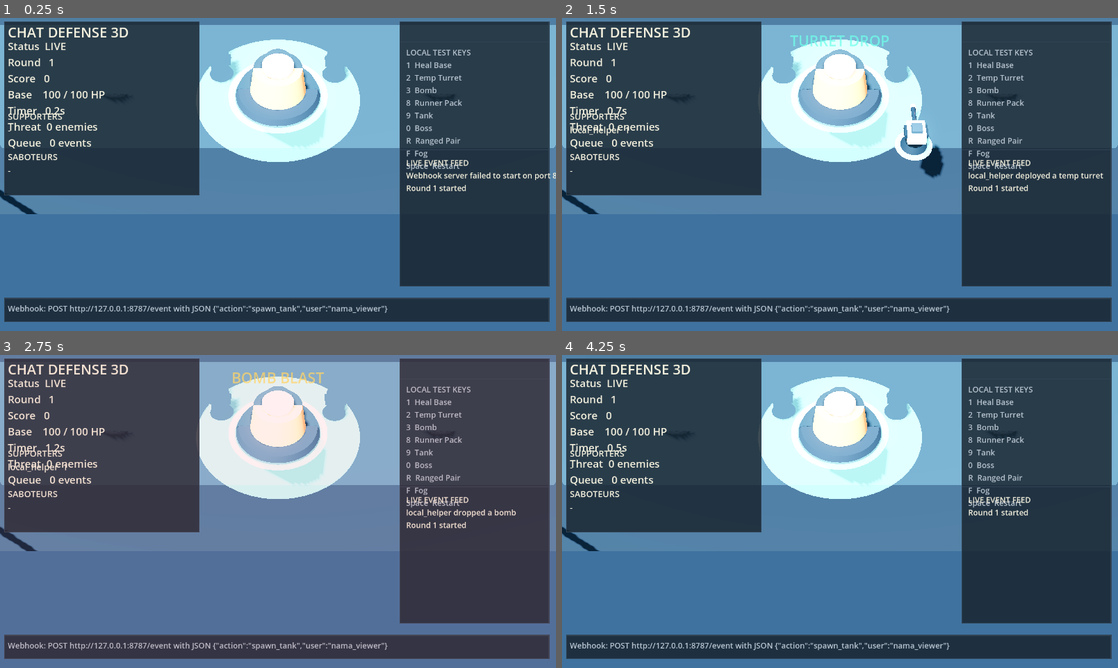
Above: before the commit, frames 1-4 (two rows, left to right).
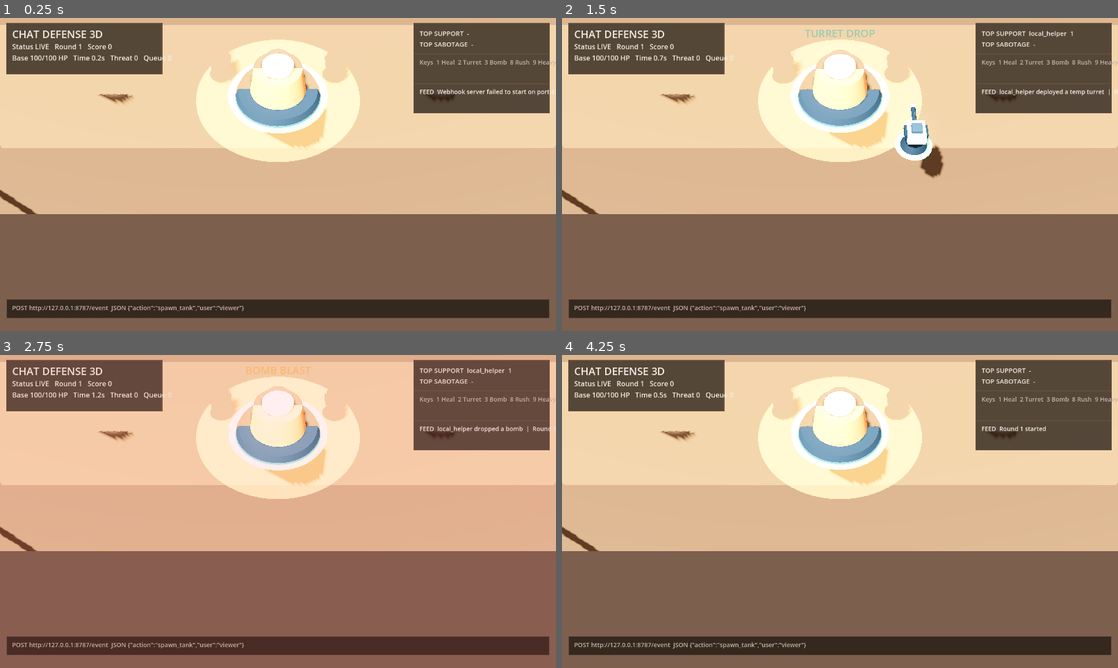
Above: after the commit, the same moments.

Repository: isnrdraa/chat-defense
Game: Godot game, scene res://scenes/main.tscn
Two runs of this game, one before a commit and one after it. Both use one fixed random seed, a clock stepped at 60 frames per second and the inputs below.
Inputs:
- Up to frame 1 (0.25 s): no input
- Up to frame 2 (1.5 s): tap Enter at 0.5 s; tap 1 at 0.6 s; tap Space at 0.77 s; tap 2 at 1.35 s
- Up to frame 3 (2.75 s): tap Space at 1.52 s; tap 3 at 2.1 s
- Up to frame 4 (4.25 s): tap 8 at 2.85 s; tap Space at 3.02, 3.77 s; tap 9 at 3.6 s

The runs differ from the first frame. In frame 1, 97% of the frame differs, in the area x 0-100%, y 0-100%; in frame 2, 97%; in frame 3, 97%; in frame 4, 98%.

Commit message:
Redesign HUD and switch enemies to humanoids

Diff:
--- a/scripts/main.gd
+++ b/scripts/main.gd
@@ -1,15 +1,15 @@
 extends Node3D
 
 const BASE_MAX_HP := 100.0
-const BACKGROUND_COLOR := Color("101820")
-const BASE_COLOR := Color("ef8354")
-const BASE_WARNING_COLOR := Color("ff595e")
-const BULLET_COLOR := Color("ffe066")
-const PANEL_COLOR := Color(0.09, 0.13, 0.17, 0.82)
-const PANEL_BORDER_COLOR := Color("314455")
-const TEXT_PRIMARY := Color("f4f1de")
-const TEXT_MUTED := Color("b8c4cf")
-const SUPPORT_COLOR := Color("6fffe9")
+const BACKGROUND_COLOR := Color("1a1512")
+const BASE_COLOR := Color("d97745")
+const BASE_WARNING_COLOR := Color("d1495b")
+const BULLET_COLOR := Color("f6bd60")
+const PANEL_COLOR := Color(0.11, 0.08, 0.06, 0.74)
+const PANEL_BORDER_COLOR := Color("6a5242")
+const TEXT_PRIMARY := Color("f4ede3")
+const TEXT_MUTED := Color("c6b8a8")
+const SUPPORT_COLOR := Color("7cc9b1")
 const SABOTAGE_COLOR := Color("ff7f51")
 const ARENA_SIZE := Vector2(1280, 720)
 const WORLD_SCALE := 0.032
@@ -33,7 +33,7 @@
 		"hp": 18.0,
 		"damage": 5.0,
 		"radius": 12.0,
-		"color": Color("7bd389"),
+		"color": Color("7a9a54"),
 		"bounty": 10
 	},
 	"tank": {
@@ -41,7 +41,7 @@
 		"hp": 90.0,
 		"damage": 14.0,
 		"radius": 22.0,
-		"color": Color("ff7f51"),
+		"color": Color("9f6b4c"),
 		"bounty": 25
 	},
 	"ranged": {
@@ -49,7 +49,7 @@
 		"hp": 35.0,
 		"damage": 8.0,
 		"radius": 16.0,
-		"color": Color("5dd9c1"),
+		"color": Color("b98f5d"),
 		"bounty": 15
 	},
 	"boss": {
@@ -57,7 +57,7 @@
 		"hp": 300.0,
 		"damage": 30.0,
 		"radius": 30.0,
-		"color": Color("ff006e"),
+		"color": Color("8d3b3b"),
 		"bounty": 80
 	}
 }
@@ -203,8 +203,8 @@
 	environment.background_mode = Environment.BG_COLOR
 	environment.background_color = BACKGROUND_COLOR
 	environment.ambient_light_source = Environment.AMBIENT_SOURCE_COLOR
-	environment.ambient_light_color = Color("dbe8ef")
-	environment.ambient_light_energy = 1.25
+	environment.ambient_light_color = Color("e8d9c8")
+	environment.ambient_light_energy = 1.15
 	environment.glow_enabled = true
 	environment.glow_intensity = 0.14
 	environment.tonemap_mode = Environment.TONE_MAPPER_ACES
@@ -229,15 +229,15 @@
 	world_root.add_child(sun)
 
 	var fill_light := OmniLight3D.new()
-	fill_light.light_color = Color("6fffe9")
-	fill_light.light_energy = 0.55
+	fill_light.light_color = Color("c98d5b")
+	fill_light.light_energy = 0.38
 	fill_light.omni_range = 42.0
 	fill_light.position = Vector3(-8, 6, -5)
 	world_root.add_child(fill_light)
 
 	var warm_light := OmniLight3D.new()
-	warm_light.light_color = Color("ff9a6a")
-	warm_light.light_energy = 0.45
+	warm_light.light_color = Color("f2d0a7")
+	warm_light.light_energy = 0.58
 	warm_light.omni_range = 44.0
 	warm_light.position = Vector3(8, 6, -3)
 	world_root.add_child(warm_light)
@@ -263,13 +263,13 @@
 
 	var ground_mesh := PlaneMesh.new()
 	ground_mesh.size = Vector2(arena_width, arena_depth)
-	var ground := _mesh_instance(ground_mesh, Color("223240"), 0.0, 0.88, true)
+	var ground := _mesh_instance(ground_mesh, Color("5d4a3a"), 0.0, 0.94, true)
 	ground.rotation_degrees = Vector3(-90, 0, 0)
 	arena_root.add_child(ground)
 
 	var lane_mesh := PlaneMesh.new()
 	lane_mesh.size = Vector2(arena_width * 0.74, arena_depth * 0.36)
-	var lane := _mesh_instance(lane_mesh, Color(0.35, 0.57, 0.66, 0.22), 0.1, 0.35, true)
+	var lane := _mesh_instance(lane_mesh, Color(0.71, 0.59, 0.42, 0.24), 0.04, 0.54, true)
 	lane.position = Vector3(0, 0.02, 0)
 	lane.rotation_degrees = Vector3(-90, 0, 0)
 	arena_root.add_child(lane)
@@ -278,7 +278,7 @@
 	center_glow_mesh.top_radius = 3.9
 	center_glow_mesh.bottom_radius = 3.9
 	center_glow_mesh.height = 0.08
-	var center_glow := _mesh_instance(center_glow_mesh, Color(0.44, 1.0, 0.91, 0.18), 0.3, 0.2, true)
+	var center_glow := _mesh_instance(center_glow_mesh, Color(0.95, 0.72, 0.42, 0.16), 0.12, 0.34, true)
 	center_glow.position = Vector3(0, 0.05, 0)
 	arena_root.add_child(center_glow)
 
@@ -287,25 +287,25 @@
 		tower_pad_mesh.top_radius = 1.25
 		tower_pad_mesh.bottom_radius = 1.25
 		tower_pad_mesh.height = 0.12
-		var tower_pad := _mesh_instance(tower_pad_mesh, Color("20303d"), 0.0, 0.86, false)
+		var tower_pad := _mesh_instance(tower_pad_mesh, Color("3e3025"), 0.0, 0.92, false)
 		tower_pad.position = Vector3(offset, 0.06, -1.15)
 		arena_root.add_child(tower_pad)
 
 	var wall_mesh := BoxMesh.new()
 	wall_mesh.size = Vector3(arena_width + 1.0, 0.7, 0.55)
-	var top_wall := _mesh_instance(wall_mesh, Color("3b4f61"), 0.0, 0.7, false)
+	var top_wall := _mesh_instance(wall_mesh, Color("735c49"), 0.0, 0.82, false)
 	top_wall.position = Vector3(0, 0.35, -arena_depth * 0.5 - 0.1)
 	arena_root.add_child(top_wall)
-	var bottom_wall := _mesh_instance(wall_mesh, Color("3b4f61"), 0.0, 0.7, false)
+	var bottom_wall := _mesh_instance(wall_mesh, Color("735c49"), 0.0, 0.82, false)
 	bottom_wall.position = Vector3(0, 0.35, arena_depth * 0.5 + 0.1)
 	arena_root.add_child(bottom_wall)
 
 	var side_wall_mesh := BoxMesh.new()
 	side_wall_mesh.size = Vector3(0.55, 0.7, arena_depth + 0.35)
-	var left_wall := _mesh_instance(side_wall_mesh, Color("3b4f61"), 0.0, 0.7, false)
+	var left_wall := _mesh_instance(side_wall_mesh, Color("735c49"), 0.0, 0.82, false)
 	left_wall.position = Vector3(-arena_width * 0.5 - 0.1, 0.35, 0)
 	arena_root.add_child(left_wall)
-	var right_wall := _mesh_instance(side_wall_mesh, Color("3b4f61"), 0.0, 0.7, false)
+	var right_wall := _mesh_instance(side_wall_mesh, Color("735c49"), 0.0, 0.82, false)
 	right_wall.position = Vector3(arena_width * 0.5 + 0.1, 0.35, 0)
 	arena_root.add_child(right_wall)
 
@@ -321,74 +321,74 @@
 	hud_layer = CanvasLayer.new()
 	add_child(hud_layer)
 
-	status_panel = _make_panel(Vector2(10, 8), Vector2(450, 400))
+	status_panel = _make_panel(Vector2(14, 12), Vector2(360, 118))
 	hud_layer.add_child(status_panel)
 
-	side_panel = _make_panel(Vector2(920, 8), Vector2(345, 610))
+	side_panel = _make_panel(Vector2(952, 12), Vector2(314, 208))
 	hud_layer.add_child(side_panel)
 
-	bottom_panel = _make_panel(Vector2(10, 644), Vector2(1255, 56))
+	bottom_panel = _make_panel(Vector2(14, 646), Vector2(1252, 46))
 	hud_layer.add_child(bottom_panel)
 
 	var side_separator_top := ColorRect.new()
-	side_separator_top.position = Vector2(920, 54)
-	side_separator_top.size = Vector2(345, 2)
+	side_separator_top.position = Vector2(952, 82)
+	side_separator_top.size = Vector2(314, 2)
 	side_separator_top.color = PANEL_BORDER_COLOR
 	hud_layer.add_child(side_separator_top)
 
 	var side_separator_bottom := ColorRect.new()
-	side_separator_bottom.position = Vector2(920, 302)
-	side_separator_bottom.size = Vector2(345, 2)
+	side_separator_bottom.position = Vector2(952, 150)
+	side_separator_bottom.size = Vector2(314, 2)
 	side_separator_bottom.color = PANEL_BORDER_COLOR
 	hud_layer.add_child(side_separator_bottom)
 
 	title_label = Label.new()
-	title_label.position = Vector2(18, 10)
-	title_label.size = Vector2(460, 40)
-	title_label.add_theme_font_size_override("font_size", 32)
+	title_label.position = Vector2(28, 20)
+	title_label.size = Vector2(320, 28)
+	title_label.add_theme_font_size_override("font_size", 24)
 	title_label.modulate = TEXT_PRIMARY
 	hud_layer.add_child(title_label)
 
 	status_label = Label.new()
-	status_label.position = Vector2(18, 48)
-	status_label.size = Vector2(430, 160)
-	status_label.add_theme_font_size_override("font_size", 24)
+	status_label.position = Vector2(28, 54)
+	status_label.size = Vector2(332, 70)
+	status_label.add_theme_font_size_override("font_size", 16)
 	status_label.modulate = TEXT_PRIMARY
 	hud_layer.add_child(status_label)
 
 	scoreboard_label = Label.new()
-	scoreboard_label.position = Vector2(18, 212)
-	scoreboard_label.size = Vector2(360, 180)
-	scoreboard_label.add_theme_font_size_override("font_size", 20)
+	scoreboard_label.position = Vector2(966, 24)
+	scoreboard_label.size = Vector2(286, 52)
+	scoreboard_label.add_theme_font_size_override("font_size", 15)
 	scoreboard_label.modulate = TEXT_PRIMARY
 	hud_layer.add_child(scoreboard_label)
 
 	controls_label = Label.new()
-	controls_label.position = Vector2(935, 66)
-	controls_label.size = Vector2(320, 220)
-	controls_label.add_theme_font_size_override("font_size", 18)
+	controls_label.position = Vector2(966, 92)
+	controls_label.size = Vector2(286, 44)
+	controls_label.add_theme_font_size_override("font_size", 14)
 	controls_label.modulate = TEXT_MUTED
 	hud_layer.add_child(controls_label)
 
 	feed_label = Label.new()
-	feed_label.position = Vector2(935, 320)
-	feed_label.size = Vector2(320, 280)
-	feed_label.add_theme_font_size_override("font_size", 18)
+	feed_label.position = Vector2(966, 160)
+	feed_label.size = Vector2(286, 52)
+	feed_label.add_theme_font_size_override("font_size", 14)
 	feed_label.modulate = TEXT_PRIMARY
 	hud_layer.add_child(feed_label)
 
 	bottom_label = Label.new()
-	bottom_label.position = Vector2(18, 655)
-	bottom_label.size = Vector2(1240, 40)
-	bottom_label.add_theme_font_size_override("font_size", 18)
+	bottom_label.position = Vector2(28, 657)
+	bottom_label.size = Vector2(1234, 24)
+	bottom_label.add_theme_font_size_override("font_size", 14)
 	bottom_label.modulate = TEXT_MUTED
 	hud_layer.add_child(bottom_label)
 
 	alert_label = Label.new()
-	alert_label.position = Vector2(350, 28)
-	alert_label.size = Vector2(580, 64)
+	alert_label.position = Vector2(390, 18)
+	alert_label.size = Vector2(500, 38)
 	alert_label.horizontal_alignment = HORIZONTAL_ALIGNMENT_CENTER
-	alert_label.add_theme_font_size_override("font_size", 34)
+	alert_label.add_theme_font_size_override("font_size", 24)
 	alert_label.modulate = Color(1, 1, 1, 0)
 	hud_layer.add_child(alert_label)
 
@@ -937,144 +937,15 @@
 
 func _make_enemy_node(kind: String, tint: Color) -> Node3D:
 	var root := Node3D.new()
-
 	match kind:
 		"tank":
-			var shadow_tank := _shadow_disc(0.88, 0.12)
-			root.add_child(shadow_tank)
-
-			var track_mesh := BoxMesh.new()
-			track_mesh.size = Vector3(0.32, 0.26, 1.7)
-			var left_track := _mesh_instance(track_mesh, Color("1b222a"), 0.0, 0.92, false)
-			left_track.position = Vector3(-0.54, 0.14, 0)
-			root.add_child(left_track)
-			var right_track := _mesh_instance(track_mesh, Color("1b222a"), 0.0, 0.92, false)
-			right_track.position = Vector3(0.54, 0.14, 0)
-			root.add_child(right_track)
-			for wheel_z in [-0.56, 0.0, 0.56]:
-				var wheel_mesh := CylinderMesh.new()
-				wheel_mesh.top_radius = 0.12
-				wheel_mesh.bottom_radius = 0.12
-				wheel_mesh.height = 0.08
-				var left_wheel := _mesh_instance(wheel_mesh, Color("38424b"), 0.0, 0.52, false)
-				left_wheel.rotation_degrees = Vector3(90, 0, 0)
-				left_wheel.position = Vector3(-0.54, 0.14, wheel_z)
-				root.add_child(left_wheel)
-				var right_wheel := _mesh_instance(wheel_mesh, Color("38424b"), 0.0, 0.52, false)
-				right_wheel.rotation_degrees = Vector3(90, 0, 0)
-				right_wheel.position = Vector3(0.54, 0.14, wheel_z)
-				root.add_child(right_wheel)
-
-			var hull_mesh := BoxMesh.new()
-			hull_mesh.size = Vector3(1.28, 0.5, 1.55)
-			var hull := _mesh_instance(hull_mesh, tint, 0.08, 0.42, false)
-			hull.position = Vector3(0, 0.34, 0)
-			root.add_child(hull)
-
-			var cabin_mesh := BoxMesh.new()
-			cabin_mesh.size = Vector3(0.86, 0.36, 0.82)
-			var cabin := _mesh_instance(cabin_mesh, tint.lerp(Color.WHITE, 0.12), 0.14, 0.34, false)
-			cabin.position = Vector3(0, 0.73, -0.03)
-			root.add_child(cabin)
-
-			var glacis_mesh := BoxMesh.new()
-			glacis_mesh.size = Vector3(1.08, 0.16, 0.46)
-			var glacis := _mesh_instance(glacis_mesh, tint.lerp(Color.BLACK, 0.08), 0.0, 0.3, false)
-			glacis.position = Vector3(0, 0.52, -0.52)
-			glacis.rotation_degrees = Vector3(-16, 0, 0)
-			root.add_child(glacis)
-
-			var turret_yaw := Node3D.new()
-			turret_yaw.name = "Head"
-			turret_yaw.position = Vector3(0, 0.72, -0.06)
-			root.add_child(turret_yaw)
-
-			var turret_mesh := CylinderMesh.new()
-			turret_mesh.top_radius = 0.34
-			turret_mesh.bottom_radius = 0.42
-			turret_mesh.height = 0.34
-			var turret := _mesh_instance(turret_mesh, Color("4d2015"), 0.0, 0.46, false)
-			turret.position = Vector3(0, 0.16, 0)
-			turret_yaw.add_child(turret)
-
-			var barrel_mesh_tank := CylinderMesh.new()
-			barrel_mesh_tank.top_radius = 0.08
-			barrel_mesh_tank.bottom_radius = 0.1
-			barrel_mesh_tank.height = 1.45
-			var cannon := _mesh_instance(barrel_mesh_tank, Color("ffe3d9"), 0.0, 0.22, false)
-			cannon.rotation_degrees = Vector3(90, 0, 0)
-			cannon.position = Vector3(0, 0.18, -0.96)
-			turret_yaw.add_child(cannon)
-			var cannon_tip_mesh := CylinderMesh.new()
-			cannon_tip_mesh.top_radius = 0.12
-			cannon_tip_mesh.bottom_radius = 0.12
-			cannon_tip_mesh.height = 0.18
-			var cannon_tip := _mesh_instance(cannon_tip_mesh, Color("fff0e8"), 0.0, 0.12, false)
-			cannon_tip.rotation_degrees = Vector3(90, 0, 0)
-			cannon_tip.position = Vector3(0, 0.18, -1.72)
-			turret_yaw.add_child(cannon_tip)
+			_build_humanoid_enemy(root, tint, 1.16, 0.42, true, true, false, Color("43332a"))
 		"ranged":
-			var shadow_ranged := _shadow_disc(0.68, 0.11)
-			root.add_child(shadow_ranged)
-			var body_capsule := CapsuleMesh.new()
-			body_capsule.radius = 0.34
-			body_capsule.height = 1.1
-			var body_ranged := _mesh_instance(body_capsule, tint, 0.16, 0.35, false)
-			body_ranged.position = Vector3(0, 0.68, 0)
-			root.add_child(body_ranged)
-
-			var head_orb_mesh := SphereMesh.new()
-			head_orb_mesh.radius = 0.3
-			head_orb_mesh.height = 0.6
-			var orb := _mesh_instance(head_orb_mesh, Color("e7fffb"), 0.42, 0.14, false)
-			orb.position = Vector3(0, 1.25, -0.08)
-			root.add_child(orb)
-
-			var wand_mesh := BoxMesh.new()
-			wand_mesh.size = Vector3(0.1, 0.1, 0.82)
-			var wand := _mesh_instance(wand_mesh, Color("dbf7ff"), 0.12, 0.18, false)
-			wand.position = Vector3(0, 0.94, -0.56)
-			root.add_child(wand)
+			_build_humanoid_enemy(root, tint, 0.96, 0.34, false, false, true, Color("3d2f22"))
 		"boss":
-			var shadow_boss := _shadow_disc(1.1, 0.14)
-			root.add_child(shadow_boss)
-			var core_mesh_boss := SphereMesh.new()
-			core_mesh_boss.radius = 0.94
-			core_mesh_boss.height = 1.85
-			var core := _mesh_instance(core_mesh_boss, tint, 0.34, 0.22, false)
-			core.position = Vector3(0, 1.04, 0)
-			root.add_child(core)
-
-			var inner_core_mesh := SphereMesh.new()
-			inner_core_mesh.radius = 0.44
-			inner_core_mesh.height = 0.88
-			var inner_core := _mesh_instance(inner_core_mesh, Color("ffd3e6"), 0.62, 0.1, false)
-			inner_core.position = Vector3(0, 1.1, -0.06)
-			root.add_child(inner_core)
-
-			var spike_mesh := BoxMesh.new()
-			spike_mesh.size = Vector3(0.16, 0.78, 0.16)
-			for angle in [0.0, 45.0, 90.0, 135.0]:
-				var spike := _mesh_instance(spike_mesh, Color("ffd3e6"), 0.08, 0.18, false)
-				spike.position = Vector3(0, 1.88, 0)
-				spike.rotation_degrees = Vector3(18, angle, 0)
-				root.add_child(spike)
+			_build_humanoid_enemy(root, tint, 1.5, 0.52, true, true, true, Color("402626"))
 		_:
-			var shadow_runner := _shadow_disc(0.52, 0.1)
-			root.add_child(shadow_runner)
-			var runner_capsule := CapsuleMesh.new()
-			runner_capsule.radius = 0.28
-			runner_capsule.height = 0.92
-			var runner_body := _mesh_instance(runner_capsule, tint, 0.1, 0.32, false)
-			runner_body.position = Vector3(0, 0.56, 0)
-			root.add_child(runner_body)
-
-			var runner_head_mesh := SphereMesh.new()
-			runner_head_mesh.radius = 0.2
-			runner_head_mesh.height = 0.4
-			var runner_head := _mesh_instance(runner_head_mesh, Color("e9fff1"), 0.04, 0.16, false)
-			runner_head.position = Vector3(0, 1.08, -0.06)
-			root.add_child(runner_head)
+			_build_humanoid_enemy(root, tint, 0.86, 0.28, false, false, false, Color("3d3526"))
 
 	var hp_root := Node3D.new()
 	hp_root.name = "HP"
@@ -1094,6 +965,87 @@
 	hp_root.add_child(hp_fill)
 
 	return root
+
+
+func _build_humanoid_enemy(root: Node3D, tint: Color, scale_factor: float, body_radius: float, heavy_armor: bool, helmet: bool, weapon: bool, accent: Color) -> void:
+	var shadow := _shadow_disc(0.46 * scale_factor, 0.11 if not heavy_armor else 0.15)
+	root.add_child(shadow)
+
+	var torso_mesh := CapsuleMesh.new()
+	torso_mesh.radius = body_radius
+	torso_mesh.height = 0.92 * scale_factor
+	var torso := _mesh_instance(torso_mesh, tint, 0.08, 0.34, false)
+	torso.position = Vector3(0, 0.58 * scale_factor, 0)
+	root.add_child(torso)
+
+	var hip_mesh := BoxMesh.new()
+	hip_mesh.size = Vector3(0.62, 0.22, 0.38)
+	var hip := _mesh_instance(hip_mesh, accent, 0.0, 0.42, false)
+	hip.position = Vector3(0, 0.26 * scale_factor, 0)
+	hip.scale = Vector3.ONE * scale_factor
+	root.add_child(hip)
+
+	var head_pivot := Node3D.new()
+	head_pivot.name = "Head"
+	head_pivot.position = Vector3(0, 0.95 * scale_factor, -0.03)
+	root.add_child(head_pivot)
+
+	var head_mesh := SphereMesh.new()
+	head_mesh.radius = 0.22 * scale_factor
+	head_mesh.height = 0.44 * scale_factor
+	var head := _mesh_instance(head_mesh, Color("ead8c5"), 0.02, 0.18, false)
+	head_pivot.add_child(head)
+
+	if helmet:
+		var helmet_mesh := SphereMesh.new()
+		helmet_mesh.radius = 0.24 * scale_factor
+		helmet_mesh.height = 0.26 * scale_factor
+		var helmet_piece := _mesh_instance(helmet_mesh, accent, 0.0, 0.42, false)
+		helmet_piece.position = Vector3(0, 0.08 * scale_factor, 0.01)
+		helmet_piece.scale = Vector3(1.02, 0.62, 1.02)
+		head_pivot.add_child(helmet_piece)
+
+	if heavy_armor:
+		var shoulder_mesh := BoxMesh.new()
+		shoulder_mesh.size = Vector3(0.26, 0.18, 0.42)
+		var left_shoulder := _mesh_instance(shoulder_mesh, accent, 0.0, 0.4, false)
+		left_shoulder.position = Vector3(-0.42 * scale_factor, 0.72 * scale_factor, 0)
+		root.add_child(left_shoulder)
+		var right_shoulder := _mesh_instance(shoulder_mesh, accent, 0.0, 0.4, false)
+		right_shoulder.position = Vector3(0.42 * scale_factor, 0.72 * scale_factor, 0)
+		root.add_child(right_shoulder)
+
+	for side in [-1.0, 1.0]:
+		var arm_mesh := CapsuleMesh.new()
+		arm_mesh.radius = 0.09 * scale_factor
+		arm_mesh.height = 0.5 * scale_factor
+		var arm := _mesh_instance(arm_mesh, tint.lerp(Color.BLACK, 0.08), 0.0, 0.36, false)
+		arm.position = Vector3(0.32 * scale_factor * side, 0.58 * scale_factor, 0)
+		arm.rotation_degrees = Vector3(0, 0, 12 * side)
+		root.add_child(arm)
+
+		var leg_mesh := CapsuleMesh.new()
+		leg_mesh.radius = 0.1 * scale_factor
+		leg_mesh.height = 0.56 * scale_factor
+		var leg := _mesh_instance(leg_mesh, accent.lerp(Color.BLACK, 0.12), 0.0, 0.4, false)
+		leg.position = Vector3(0.14 * scale_factor * side, 0.0, 0)
+		root.add_child(leg)
+
+	if weapon:
+		var weapon_mesh := BoxMesh.new()
+		weapon_mesh.size = Vector3(0.12, 0.12, 0.78)
+		var held_weapon := _mesh_instance(weapon_mesh, Color("d2c4b4"), 0.0, 0.18, false)
+		held_weapon.position = Vector3(0.26 * scale_factor, 0.5 * scale_factor, -0.36)
+		held_weapon.rotation_degrees = Vector3(18, 0, 10)
+		root.add_child(held_weapon)
+
+	if heavy_armor:
+		var chest_plate_mesh := BoxMesh.new()
+		chest_plate_mesh.size = Vector3(0.72, 0.46, 0.34)
+		var chest_plate := _mesh_instance(chest_plate_mesh, accent, 0.0, 0.28, false)
+		chest_plate.position = Vector3(0, 0.62 * scale_factor, -0.08)
+		chest_plate.scale = Vector3.ONE * scale_factor
+		root.add_child(chest_plate)
 
 
 func _make_bullet_node() -> Node3D:
@@ -1173,7 +1125,7 @@
 func _update_ui() -> void:
 	var live_status := "LIVE" if not game_over else "ROUND OVER"
 	title_label.text = "CHAT DEFENSE 3D"
-	status_label.text = "Status  %s\nRound   %d\nScore   %d\nBase    %.0f / %.0f HP\nTimer   %.1fs\nThreat  %d enemies\nQueue   %d events" % [
+	status_label.text = "Status %s   Round %d   Score %d\nBase %.0f/%.0f HP   Time %.1fs   Threat %d   Queue %d" % [
 		live_status,
 		round_index,
 		score,
@@ -1183,13 +1135,13 @@
 		enemies.size(),
 		pending_events.size()
 	]
-	scoreboard_label.text = "SUPPORTERS\n%s\n\nSABOTEURS\n%s" % [
+	scoreboard_label.text = "TOP SUPPORT  %s\nTOP SABOTAGE  %s" % [
 		_format_top_scores(helper_scores),
 		_format_top_scores(saboteur_scores)
 	]
-	controls_label.text = "LOCAL TEST KEYS\n1  Heal Base\n2  Temp Turret\n3  Bomb\n8  Runner Pack\n9  Tank\n0  Boss\nR  Ranged Pair\nF  Fog\nSpace  Restart"
-	feed_label.text = "LIVE EVENT FEED\n%s" % "\n".join(event_feed)
-	bottom_label.text = "Webhook: POST http://127.0.0.1:%d/event with JSON {\"action\":\"spawn_tank\",\"user\":\"nama_viewer\"}" % PORT
+	controls_label.text = "Keys  1 Heal  2 Turret  3 Bomb  8 Rush  9 Heavy  R Marksman  0 Boss  F Fog"
+	feed_label.text = "FEED  %s" % "  |  ".join(event_feed.slice(0, 3))
+	bottom_label.text = "POST http://127.0.0.1:%d/event  JSON {\"action\":\"spawn_tank\",\"user\":\"viewer\"}" % PORT
 	if boss_alert_timer > 0.0:
 		alert_label.modulate = Color(1, 1, 1, 0.9 + 0.1 * sin(pulse_time * 18.0))
 	elif alert_flash_timer > 0.0:
